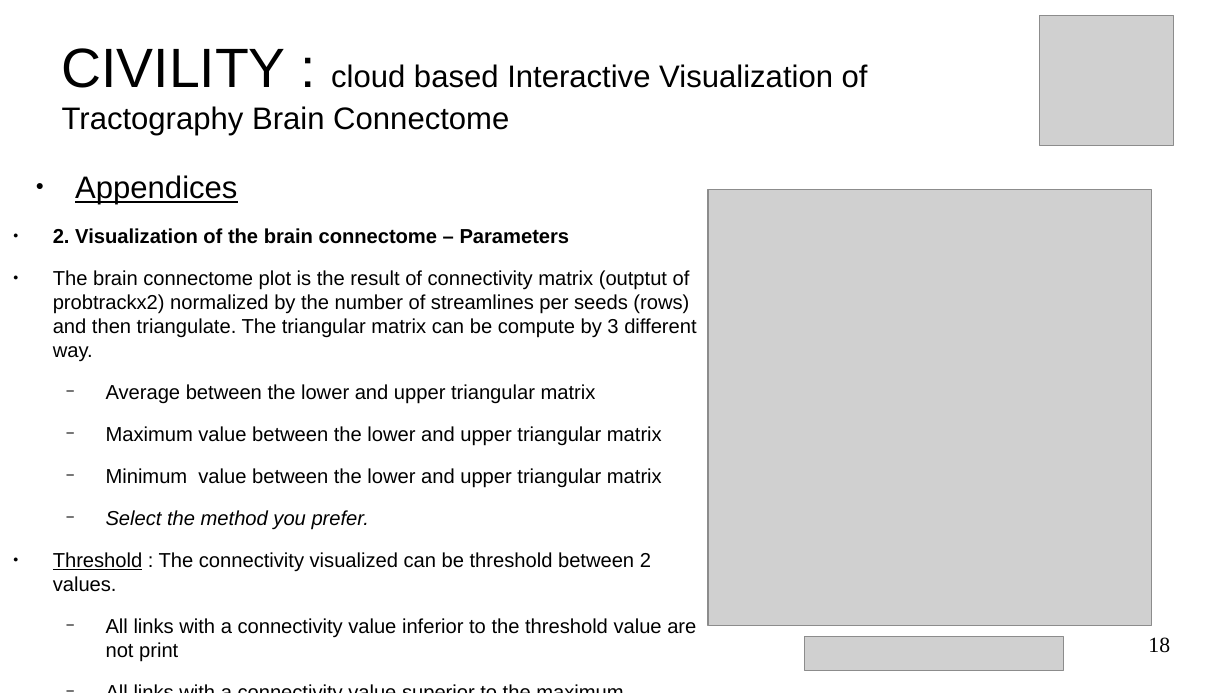
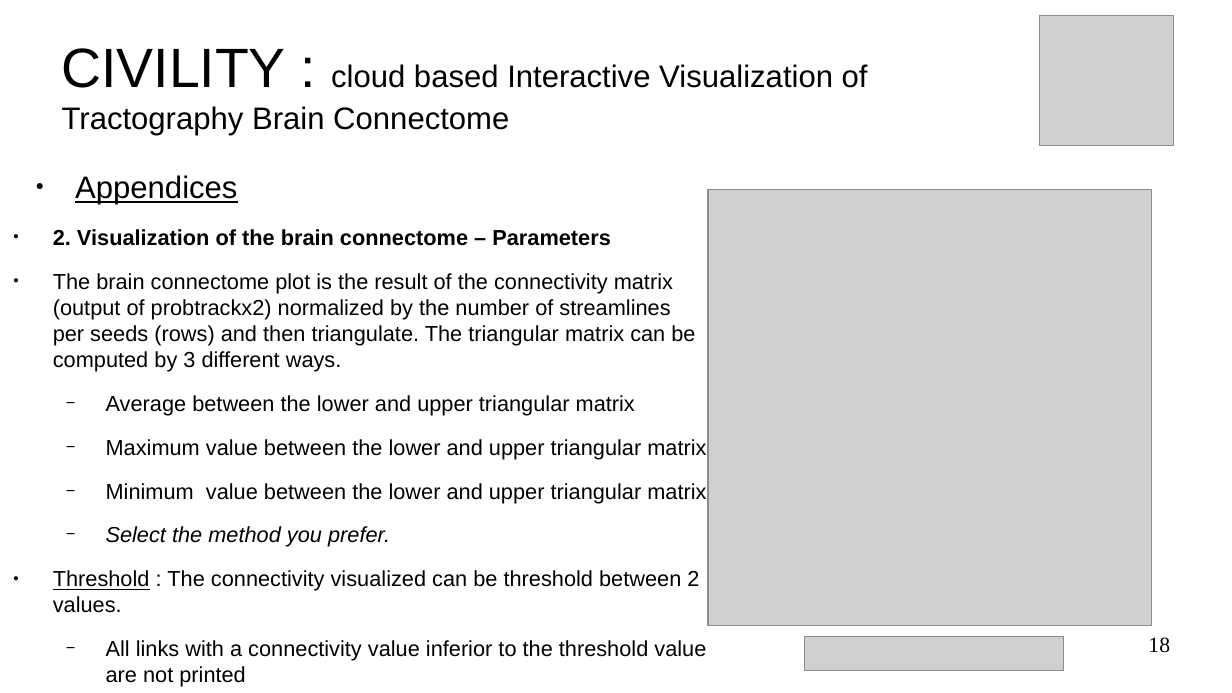
Before and after one commit to NIRALUser/CIVILITY, a slide deck: slide 18 of doc/tutorialCIVILITY.odp. Drawn at 1232x693 pixels with LibreOffice and Linux fonts; fonts in the diff are those of the drawing; grey boxes stand for pictures; background and template pictures are left out. Boxes give left, top, right and bottom in pixels: in the first picture for what was removed or moved away, otherwise in the second. Text is boxed around its words. In the diff, an @@ line names an element or a change of style, - is before the commit and + after.

```diff
--- a/doc/tutorialCIVILITY.odp
+++ b/doc/tutorialCIVILITY.odp
@@ text at (53, 229, 706, 613): size 12.9 to 14 pt in "2. Visualization of the brain connectome – ...", "Average between the lower and upper triangular ...", "Maximum value between the lower and upper ...", "Minimum value between the lower and upper ..." and 3 more places @@
@@ text at (53, 273, 695, 372): text changed; size 12.9 to 14 pt @@
-● The brain connectome plot is the result of connectivity matrix (outptut of probtrackx2) normalized by the number of streamlines per seeds (rows) and then triangulate. The triangular matrix can be compute by 3 different way.
+● The brain connectome plot is the result of the connectivity matrix (output of probtrackx2) normalized by the number of streamlines per seeds (rows) and then triangulate. The triangular matrix can be computed by 3 different ways.
@@ text at (106, 640, 706, 687): text changed; size 12.9 to 14 pt @@
-  − All links with a connectivity value inferior to the threshold value are not print
+  − All links with a connectivity value inferior to the threshold value are not printed
```
Also in this commit, not shown: 17 other slides changed, 1 other file.
